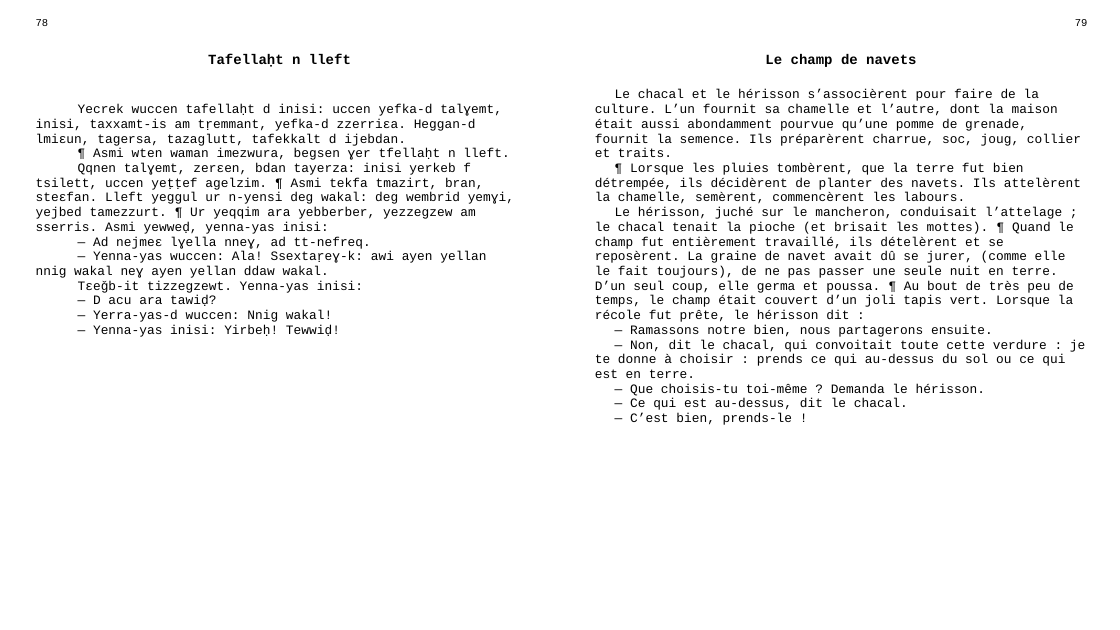
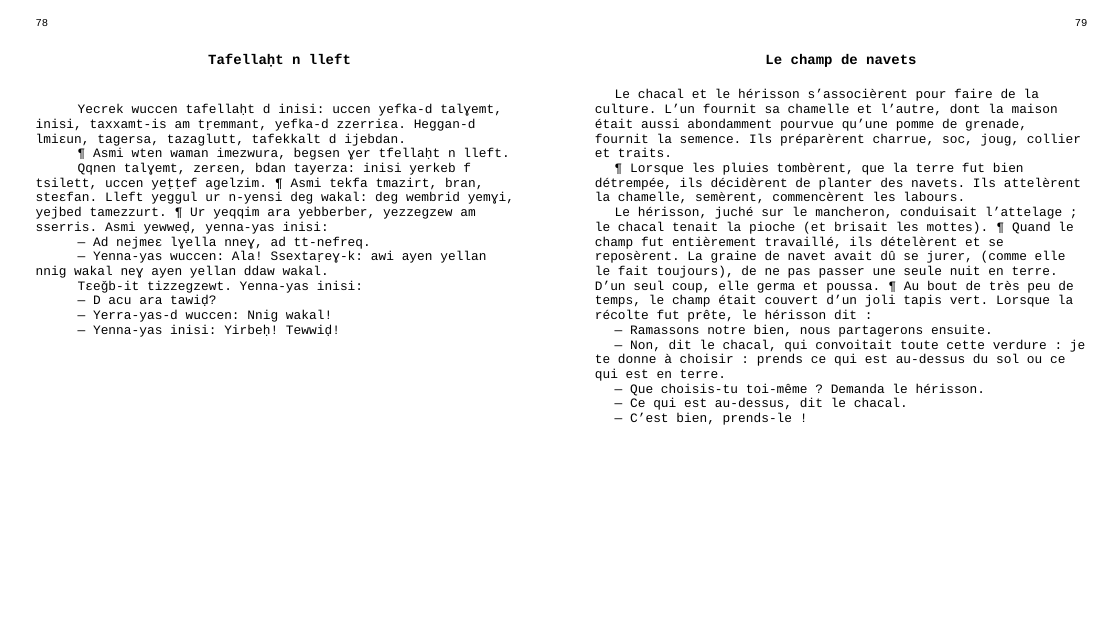
Before and after one commit to sferhah/tamacahut_n_wuccen, a slide deck: slide 37 of Uccen.ConsoleApp/Resources/pptx/uccen.pptx. Drawn at 1120x630 pixels with LibreOffice and Linux fonts; fonts in the diff are those of the drawing. Boxes give left, top, right and bottom in pixels: in the first picture for what was removed or moved away, otherwise in the second. Text is boxed around its words. In the diff, an @@ line names an element or a change of style, - is before the commit and + after.

```diff
--- a/Uccen.ConsoleApp/Resources/pptx/uccen.pptx
+++ b/Uccen.ConsoleApp/Resources/pptx/uccen.pptx
@@ table at (27,13,1096,607) @@
-row 3, column 3: Le chacal et le hérisson s’associèrent pour faire de la culture. L’un fournit sa chamelle et l’autre, dont la maison était aussi abondamment pourvue qu’une pomme de grenade, fournit la semence. Ils préparèrent charrue, soc, joug, collier et traits. / ¶ Lorsque les pluies tombèrent, que la terre fut bien détrempée, ils décidèrent de planter des navets. Ils attelèrent la chamelle, semèrent, commencèrent les labours. / Le hérisson, juché sur le mancheron, conduisait l’attelage ; le chacal tenait la pioche (et brisait les mottes). ¶ Quand le champ fut entièrement travaillé, ils dételèrent et se reposèrent. La graine de navet avait dû se jurer, (comme elle le fait toujours), de ne pas passer une seule nuit en terre. D’un seul coup, elle germa et poussa. ¶ Au bout de très peu de temps, le champ était couvert d’un joli tapis vert. Lorsque la récole fut prête, le hérisson dit : / — Ramassons notre bien, nous partagerons ensuite. / — Non, dit le chacal, qui convoitait toute cette verdure : je te donne à choisir : prends ce qui au-dessus du sol ou ce qui est en terre. / — Que choisis-tu toi-même ? Demanda le hérisson. / — Ce qui est au-dessus, dit le chacal. / — C’est bien, prends-le !
+row 3, column 3: Le chacal et le hérisson s’associèrent pour faire de la culture. L’un fournit sa chamelle et l’autre, dont la maison était aussi abondamment pourvue qu’une pomme de grenade, fournit la semence. Ils préparèrent charrue, soc, joug, collier et traits. / ¶ Lorsque les pluies tombèrent, que la terre fut bien détrempée, ils décidèrent de planter des navets. Ils attelèrent la chamelle, semèrent, commencèrent les labours. / Le hérisson, juché sur le mancheron, conduisait l’attelage ; le chacal tenait la pioche (et brisait les mottes). ¶ Quand le champ fut entièrement travaillé, ils dételèrent et se reposèrent. La graine de navet avait dû se jurer, (comme elle le fait toujours), de ne pas passer une seule nuit en terre. D’un seul coup, elle germa et poussa. ¶ Au bout de très peu de temps, le champ était couvert d’un joli tapis vert. Lorsque la récolte fut prête, le hérisson dit : / — Ramassons notre bien, nous partagerons ensuite. / — Non, dit le chacal, qui convoitait toute cette verdure : je te donne à choisir : prends ce qui est au-dessus du sol ou ce qui est en terre. / — Que choisis-tu toi-même ? Demanda le hérisson. / — Ce qui est au-dessus, dit le chacal. / — C’est bien, prends-le !
```
Also in this commit, not shown: 21 other slides changed, 1 other file.
